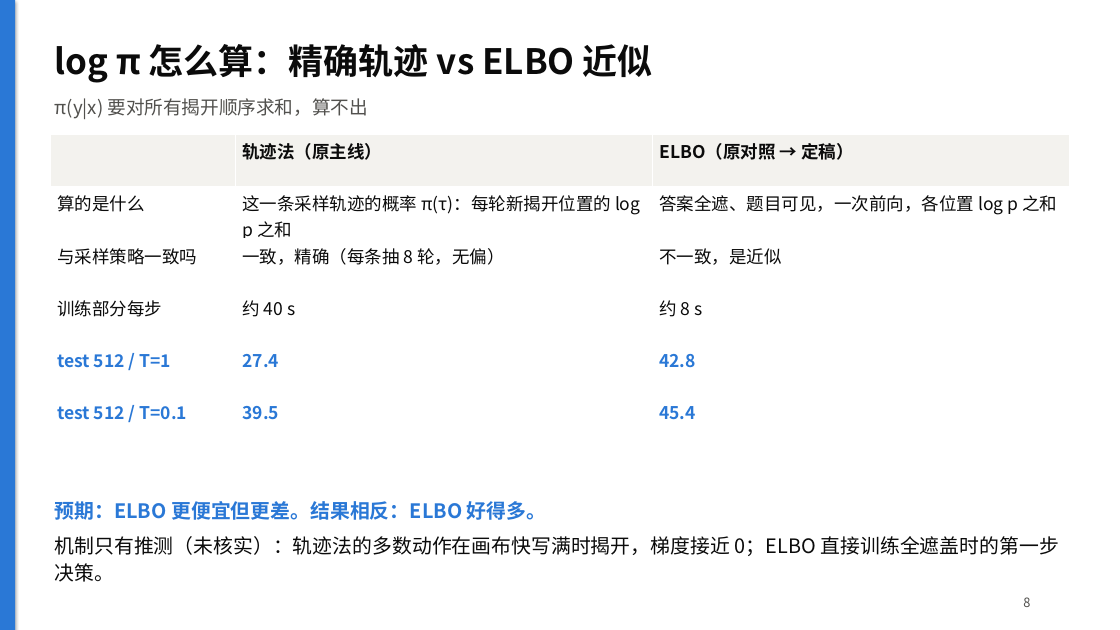
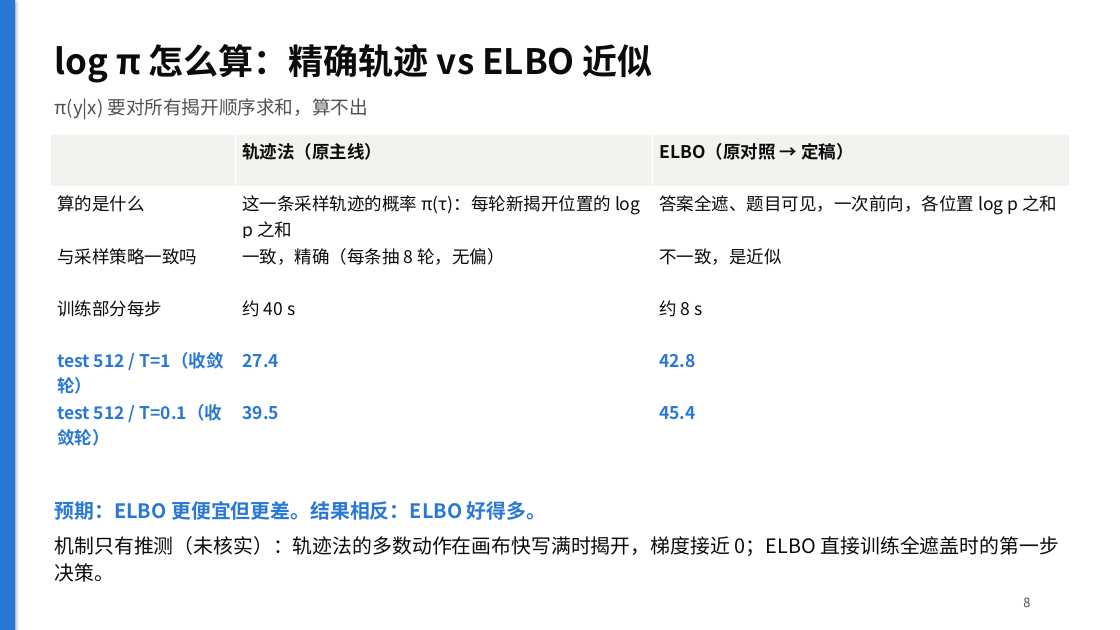
Before and after one commit to NonEspoir/dllm, a slide deck: slide 8 of docs/slides.pptx. Drawn at 1120x630 pixels with LibreOffice and Linux fonts; fonts in the diff are those of the drawing. Boxes give left, top, right and bottom in pixels: in the first picture for what was removed or moved away, otherwise in the second. Text is boxed around its words. In the diff, an @@ line names an element or a change of style, - is before the commit and + after.

```diff
--- a/docs/slides.pptx
+++ b/docs/slides.pptx
@@ table at [50, 134, 1070, 450] @@
-row 5, column 1: test 512 / T=1
+row 5, column 1: test 512 / T=1（收敛轮）
-row 6, column 1: test 512 / T=0.1
+row 6, column 1: test 512 / T=0.1（收敛轮）
```
Also in this commit, not shown: 2 other slides changed, 3 other files.
